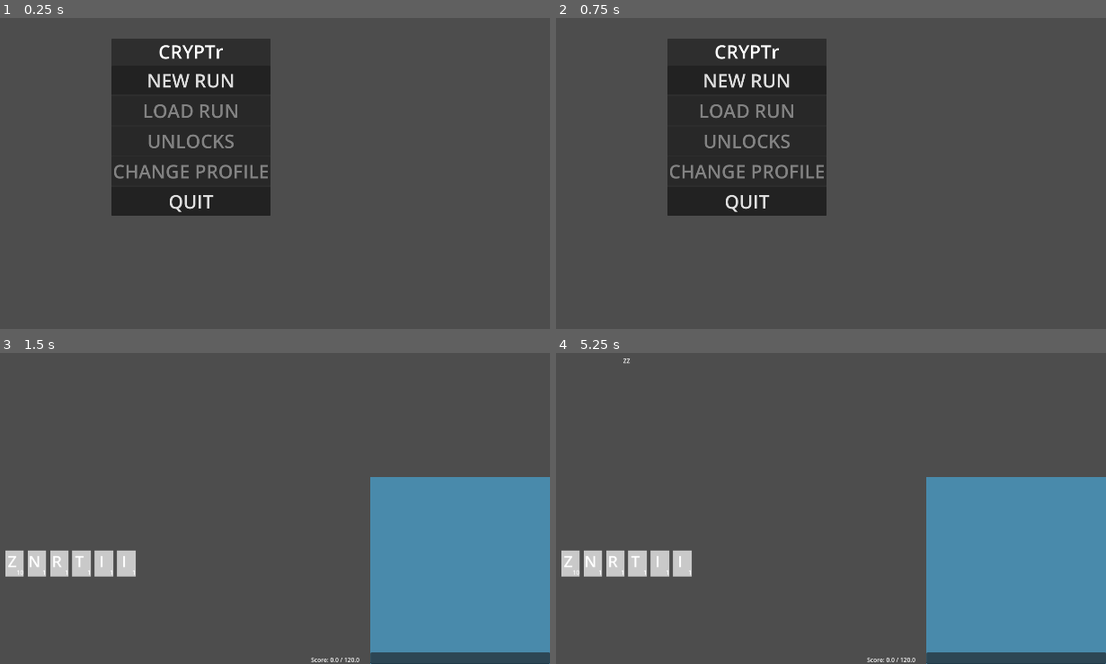
Above: before the commit, frames 1-4 (two rows, left to right).
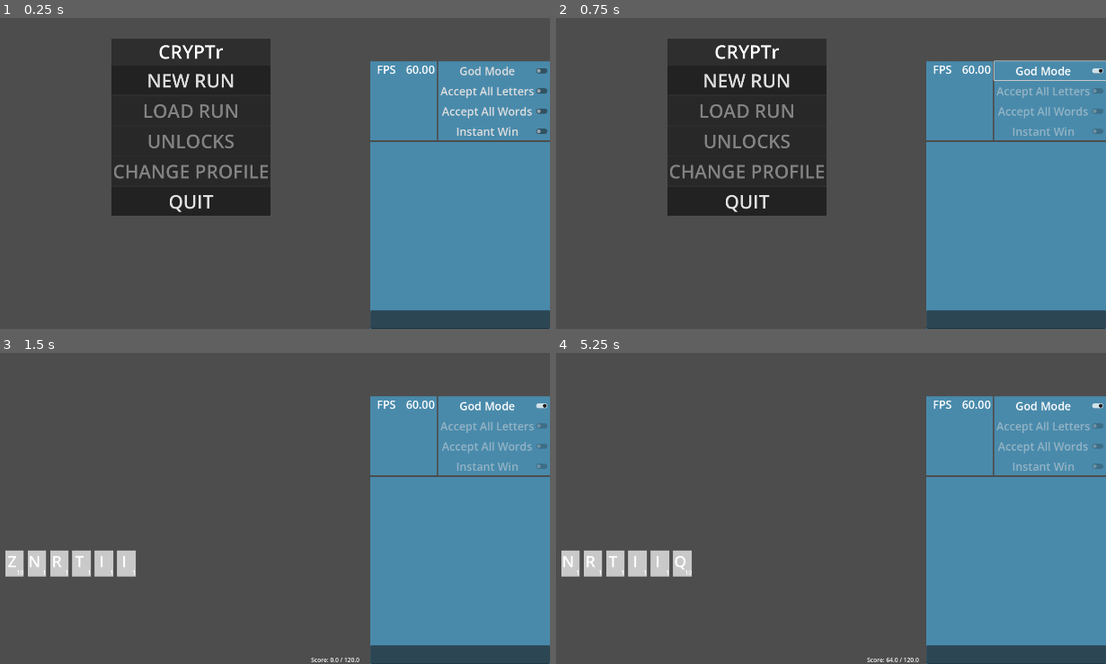
Above: after the commit, the same moments.

Repository: LucasMc17/CRYPTr
Game: Godot game, scene res://root.tscn
Two runs of this game, one before a commit and one after it. Both use one fixed random seed, a clock stepped at 60 frames per second and the inputs below.
Inputs (mouse positions are in pixels of both pictures, inside the frame that each line leads up to):
- Up to frame 1 (0.25 s): no input
- Up to frame 2 (0.75 s): click (1051, 70) at 0.5 s, where only the run after the commit has a clickable "God Mode"
- Up to frame 3 (1.5 s): click "NEW RUN" at 1.25 s
- Up to frame 4 (5.25 s): tap Enter (enter) at 2, 2.1, 3.5, 3.6, 5, 5.1 s; move the mouse to (1018, 570) at 2.02 s; click (1018, 570) at 2.17 s; tap Space at 2.75, 4.25 s; move the mouse to (605, 483) at 2.77 s; hold Backspace (backspace) 2.78-3.53 s; tap Z at 2.85, 4.35 s; move the mouse to (820, 374) at 3.52 s; move the mouse to (710, 542) at 4.27 s; click (710, 542) at 4.42 s; move the mouse to (963, 524) at 5.02 s; hold A from 5.03 s (still down)

The runs differ from the first frame. In frame 1, 28% of the frame differs, in the area x 67-100%, y 13-100%; in frame 2, 28%; in frame 3, 9.0%; in frame 4, 9.3%.

Commit message:
debug toggles in ui

Diff:
--- /dev/null
+++ b/assets/themes/debug_theme/debug_theme.tres
@@ -0,0 +1,7 @@
+[gd_resource type="Theme" load_steps=2 format=3 uid="uid://b5d6wfr1eoxtk"]
+
+[ext_resource type="StyleBox" uid="uid://dk7omd53mdrkt" path="res://assets/themes/debug_theme/debug_style_box_01.tres" id="1_ibtuu"]
+
+[resource]
+default_font_size = 30
+PanelContainer/styles/panel = ExtResource("1_ibtuu")
--- a/root.tscn
+++ b/root.tscn
@@ -1,5 +1,6 @@
-[gd_scene load_steps=4 format=3 uid="uid://bldhcxsdirdwj"]
+[gd_scene load_steps=5 format=3 uid="uid://bldhcxsdirdwj"]
 
+[ext_resource type="PackedScene" uid="uid://d3dvjcwrjq0u0" path="res://scenes/debug_ui/debug_ui.tscn" id="1_28aoi"]
 [ext_resource type="Script" uid="uid://c88ftet70dpet" path="res://root.gd" id="1_vvh5c"]
 [ext_resource type="PackedScene" uid="uid://cw5c8nfyxr2s6" path="res://slices/start_screen/start_screen.tscn" id="2_vvh5c"]
 [ext_resource type="PackedScene" uid="uid://b3ennndecf56b" path="res://slices/run/run_screen.tscn" id="3_vvh5c"]
@@ -11,9 +12,21 @@
 anchor_bottom = 1.0
 grow_horizontal = 2
 grow_vertical = 2
+
+[node name="UISwitcher" type="Control" parent="."]
+layout_mode = 1
+anchors_preset = 15
+anchor_right = 1.0
+anchor_bottom = 1.0
+grow_horizontal = 2
+grow_vertical = 2
 script = ExtResource("1_vvh5c")
 SCENES = Dictionary[String, PackedScene]({
 "RunScreen": ExtResource("3_vvh5c"),
 "StartScreen": ExtResource("2_vvh5c")
 })
 CURRENT_SCENE = &"StartScreen"
+metadata/_custom_type_script = "uid://dgjbmlg6wlice"
+
+[node name="DebugUi" parent="." instance=ExtResource("1_28aoi")]
+layout_mode = 1
--- a/scenes/debug_ui/debug_blocks/debug_console.tscn
+++ b/scenes/debug_ui/debug_blocks/debug_console.tscn
@@ -1,6 +1,6 @@
 [gd_scene load_steps=3 format=3 uid="uid://cjsi70w5ucfif"]
 
-[ext_resource type="Theme" uid="uid://b5d6wfr1eoxtk" path="res://themes/debug_theme/debug_theme.tres" id="1_ql2lk"]
+[ext_resource type="Theme" uid="uid://b5d6wfr1eoxtk" path="res://assets/themes/debug_theme/debug_theme.tres" id="1_ql2lk"]
 [ext_resource type="Script" uid="uid://oc11a05x7jmn" path="res://scenes/debug_ui/debug_blocks/debug_console.gd" id="2_rf8l3"]
 
 [node name="DebugConsole" type="PanelContainer"]
--- /dev/null
+++ b/scenes/debug_ui/debug_blocks/debug_controls.gd
@@ -0,0 +1,38 @@
+extends PanelContainer
+
+@onready var GOD_MODE_TOGGLE := %GodModeToggle
+@onready var ACCEPT_ALL_LETTERS_TOGGLE := %AcceptAllLettersToggle
+@onready var ACCEPT_ALL_WORDS_TOGGLE := %AcceptAllWordsToggle
+@onready var INSTAWIN_TOGGLE := %InstawinToggle
+
+func _ready():
+	GOD_MODE_TOGGLE.button_pressed = DebugNode.GOD_MODE
+	ACCEPT_ALL_LETTERS_TOGGLE.button_pressed = DebugNode.ACCEPT_ALL_LETTERS
+	ACCEPT_ALL_WORDS_TOGGLE.button_pressed = DebugNode.ACCEPT_ALL_WORDS
+	INSTAWIN_TOGGLE.button_pressed = DebugNode.INSTAWIN
+
+	if DebugNode.GOD_MODE:
+		ACCEPT_ALL_LETTERS_TOGGLE.disabled = true
+		ACCEPT_ALL_WORDS_TOGGLE.disabled = true
+		INSTAWIN_TOGGLE.disabled = true
+
+func _on_god_mode_toggle_toggled(is_on : bool) -> void:
+	DebugNode.GOD_MODE = is_on
+	if is_on:
+		ACCEPT_ALL_LETTERS_TOGGLE.disabled = true
+		ACCEPT_ALL_WORDS_TOGGLE.disabled = true
+		INSTAWIN_TOGGLE.disabled = true
+	else:
+		ACCEPT_ALL_LETTERS_TOGGLE.disabled = false
+		ACCEPT_ALL_WORDS_TOGGLE.disabled = false
+		INSTAWIN_TOGGLE.disabled = false
+
+func _on_accept_all_letters_toggle_toggled(is_on : bool) -> void:
+	DebugNode.ACCEPT_ALL_LETTERS = is_on
+
+
+func _on_accept_all_words_toggle_toggled(is_on : bool) -> void:
+	DebugNode.ACCEPT_ALL_WORDS = is_on
+
+func _on_instawin_toggle_toggled(is_on : bool) -> void:
+	DebugNode.INSTAWIN = is_on
--- /dev/null
+++ b/scenes/debug_ui/debug_blocks/debug_controls.tscn
@@ -0,0 +1,53 @@
+[gd_scene load_steps=3 format=3 uid="uid://dw2oqlv6djjwt"]
+
+[ext_resource type="Theme" uid="uid://b5d6wfr1eoxtk" path="res://assets/themes/debug_theme/debug_theme.tres" id="1_uhrhv"]
+[ext_resource type="Script" uid="uid://lo1us8r4iqp7" path="res://scenes/debug_ui/debug_blocks/debug_controls.gd" id="2_8u5om"]
+
+[node name="DebugControls" type="PanelContainer"]
+anchors_preset = 15
+anchor_right = 1.0
+anchor_bottom = 1.0
+grow_horizontal = 2
+grow_vertical = 2
+theme = ExtResource("1_uhrhv")
+script = ExtResource("2_8u5om")
+
+[node name="VBoxContainer" type="VBoxContainer" parent="."]
+layout_mode = 2
+
+[node name="GodModeToggle" type="CheckButton" parent="VBoxContainer"]
+unique_name_in_owner = true
+layout_mode = 2
+size_flags_horizontal = 3
+size_flags_stretch_ratio = 0.3
+text = "God Mode"
+alignment = 1
+
+[node name="AcceptAllLettersToggle" type="CheckButton" parent="VBoxContainer"]
+unique_name_in_owner = true
+layout_mode = 2
+size_flags_horizontal = 3
+size_flags_stretch_ratio = 0.3
+text = "Accept All Letters"
+alignment = 1
+
+[node name="AcceptAllWordsToggle" type="CheckButton" parent="VBoxContainer"]
+unique_name_in_owner = true
+layout_mode = 2
+size_flags_horizontal = 3
+size_flags_stretch_ratio = 0.3
+text = "Accept All Words"
+alignment = 1
+
+[node name="InstawinToggle" type="CheckButton" parent="VBoxContainer"]
+unique_name_in_owner = true
+layout_mode = 2
+size_flags_horizontal = 3
+size_flags_stretch_ratio = 0.3
+text = "Instant Win"
+alignment = 1
+
+[connection signal="toggled" from="VBoxContainer/GodModeToggle" to="." method="_on_god_mode_toggle_toggled"]
+[connection signal="toggled" from="VBoxContainer/AcceptAllLettersToggle" to="." method="_on_accept_all_letters_toggle_toggled"]
+[connection signal="toggled" from="VBoxContainer/AcceptAllWordsToggle" to="." method="_on_accept_all_words_toggle_toggled"]
+[connection signal="toggled" from="VBoxContainer/InstawinToggle" to="." method="_on_instawin_toggle_toggled"]
--- /dev/null
+++ b/scenes/debug_ui/debug_blocks/debug_stats.gd
@@ -0,0 +1,15 @@
+class_name DebugStats extends PanelContainer
+
+@onready var FPS = %FPSValue
+var fps : String:
+	set(val):
+		FPS.text = val
+		fps = val
+
+# func _ready():
+# 	Global.Debug.PLAYER_STATUS = self
+# 	if Global.Debug.debug_override == "DEFER":
+# 		visible = Global.Debug.show_player_status
+
+func _process(delta):
+	fps = "%.2f" % (1.0 / delta)
--- /dev/null
+++ b/scenes/debug_ui/debug_blocks/debug_stats.tscn
@@ -0,0 +1,31 @@
+[gd_scene load_steps=3 format=3 uid="uid://ds8wxdro0xwht"]
+
+[ext_resource type="Theme" uid="uid://b5d6wfr1eoxtk" path="res://assets/themes/debug_theme/debug_theme.tres" id="1_lekl0"]
+[ext_resource type="Script" uid="uid://b72ckrpcnhoyh" path="res://scenes/debug_ui/debug_blocks/debug_stats.gd" id="2_lrqtp"]
+
+[node name="DebugStats" type="PanelContainer"]
+anchors_preset = 15
+anchor_right = 1.0
+anchor_bottom = 1.0
+grow_horizontal = 2
+grow_vertical = 2
+theme = ExtResource("1_lekl0")
+script = ExtResource("2_lrqtp")
+
+[node name="VBoxContainer" type="VBoxContainer" parent="."]
+layout_mode = 2
+
+[node name="HBoxContainer" type="HBoxContainer" parent="VBoxContainer"]
+layout_mode = 2
+
+[node name="FPSLabel" type="Label" parent="VBoxContainer/HBoxContainer"]
+layout_mode = 2
+size_flags_horizontal = 3
+text = "FPS"
+horizontal_alignment = 1
+
+[node name="FPSValue" type="Label" parent="VBoxContainer/HBoxContainer"]
+unique_name_in_owner = true
+layout_mode = 2
+size_flags_horizontal = 3
+horizontal_alignment = 1
--- a/scenes/debug_ui/debug_ui.tscn
+++ b/scenes/debug_ui/debug_ui.tscn
@@ -1,6 +1,8 @@
-[gd_scene load_steps=2 format=3 uid="uid://d3dvjcwrjq0u0"]
+[gd_scene load_steps=4 format=3 uid="uid://d3dvjcwrjq0u0"]
 
+[ext_resource type="PackedScene" uid="uid://ds8wxdro0xwht" path="res://scenes/debug_ui/debug_blocks/debug_stats.tscn" id="1_2m3es"]
 [ext_resource type="PackedScene" uid="uid://cjsi70w5ucfif" path="res://scenes/debug_ui/debug_blocks/debug_console.tscn" id="1_qk6j6"]
+[ext_resource type="PackedScene" uid="uid://dw2oqlv6djjwt" path="res://scenes/debug_ui/debug_blocks/debug_controls.tscn" id="2_pl34o"]
 
 [node name="DebugUi" type="VBoxContainer"]
 anchors_preset = -1
@@ -11,5 +13,15 @@
 grow_vertical = 2
 alignment = 2
 
+[node name="HBoxContainer" type="HBoxContainer" parent="."]
+layout_mode = 2
+
+[node name="DebugStats" parent="HBoxContainer" instance=ExtResource("1_2m3es")]
+layout_mode = 2
+size_flags_horizontal = 3
+
+[node name="DebugControls" parent="HBoxContainer" instance=ExtResource("2_pl34o")]
+layout_mode = 2
+
 [node name="DebugConsole" parent="." instance=ExtResource("1_qk6j6")]
 layout_mode = 2
--- a/slices/run/run_screen.tscn
+++ b/slices/run/run_screen.tscn
@@ -1,7 +1,6 @@
-[gd_scene load_steps=6 format=3 uid="uid://b3ennndecf56b"]
+[gd_scene load_steps=5 format=3 uid="uid://b3ennndecf56b"]
 
 [ext_resource type="Script" uid="uid://en1uhxivcuk7" path="res://slices/run/run_screen.gd" id="1_lcpi4"]
-[ext_resource type="PackedScene" uid="uid://d3dvjcwrjq0u0" path="res://scenes/debug_ui/debug_ui.tscn" id="2_o8dxk"]
 [ext_resource type="PackedScene" uid="uid://hsul0q167iju" path="res://slices/run/states/encounter/encounter.tscn" id="4_lcpi4"]
 [ext_resource type="PackedScene" uid="uid://d3pg22dsctbb0" path="res://slices/run/states/map/map.tscn" id="4_o8dxk"]
 [ext_resource type="Script" uid="uid://dgjbmlg6wlice" path="res://ui_states/ui_switcher.gd" id="5_o8dxk"]
@@ -14,9 +13,6 @@
 grow_horizontal = 2
 grow_vertical = 2
 script = ExtResource("1_lcpi4")
-
-[node name="DebugUi" parent="." instance=ExtResource("2_o8dxk")]
-layout_mode = 1
 
 [node name="RunSwitcher" type="Control" parent="."]
 layout_mode = 1
--- a/slices/start_screen/states/main_menu.tscn
+++ b/slices/start_screen/states/main_menu.tscn
@@ -1,6 +1,6 @@
 [gd_scene load_steps=3 format=3 uid="uid://pd0enbnb307e"]
 
-[ext_resource type="Theme" uid="uid://bc2kucb31w6fg" path="res://assets/themes/menu_theme.tres" id="1_lwm1y"]
+[ext_resource type="Theme" uid="uid://bc2kucb31w6fg" path="res://assets/themes/menu_theme/menu_theme.tres" id="1_lwm1y"]
 [ext_resource type="Script" uid="uid://dsp5jhcbmpap4" path="res://slices/start_screen/states/main_menu.gd" id="2_7hnvo"]
 
 [node name="MainMenu" type="Control"]
--- a/themes/debug_theme/debug_theme.tres
+++ /dev/null
@@ -1,6 +0,0 @@
-[gd_resource type="Theme" load_steps=2 format=3 uid="uid://b5d6wfr1eoxtk"]
-
-[ext_resource type="StyleBox" uid="uid://dk7omd53mdrkt" path="res://themes/debug_theme/debug_style_box_01.tres" id="1_ibtuu"]
-
-[resource]
-PanelContainer/styles/panel = ExtResource("1_ibtuu")
Renamed: themes/debug_theme/debug_style_box_01.tres -> assets/themes/debug_theme/debug_style_box_01.tres
Renamed: assets/themes/menu_theme.tres -> assets/themes/menu_theme/menu_theme.tres
Not shown, added: scenes/debug_ui/debug_blocks/debug_controls.gd.uid
Not shown, added: scenes/debug_ui/debug_blocks/debug_stats.gd.uid
